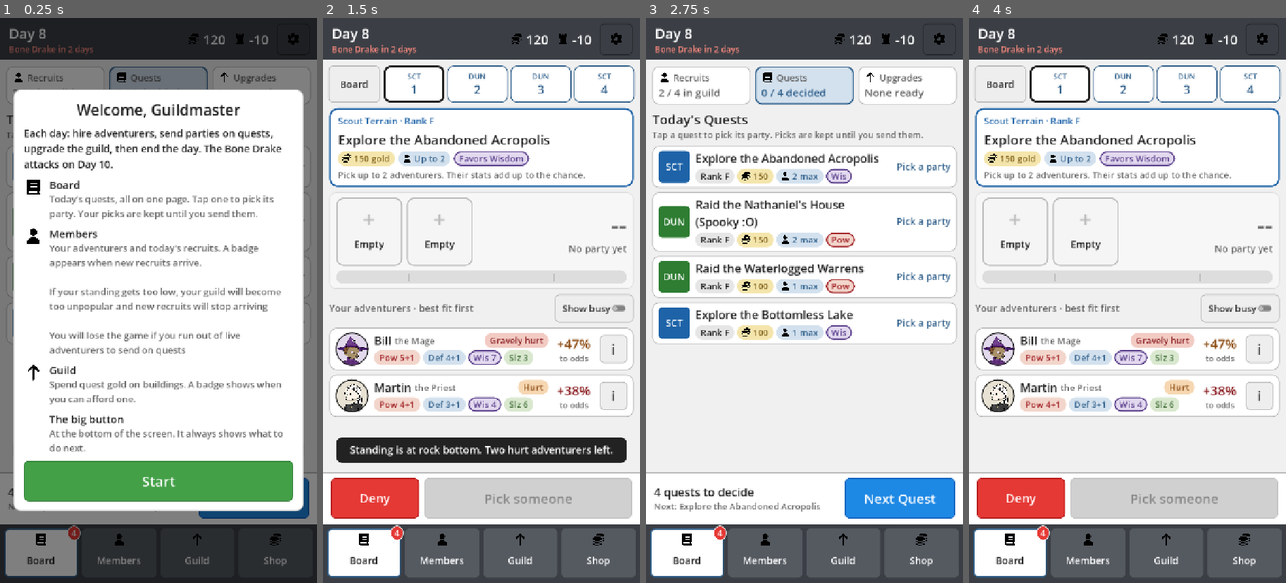
Above: before the commit, frames 1-4 (left to right).
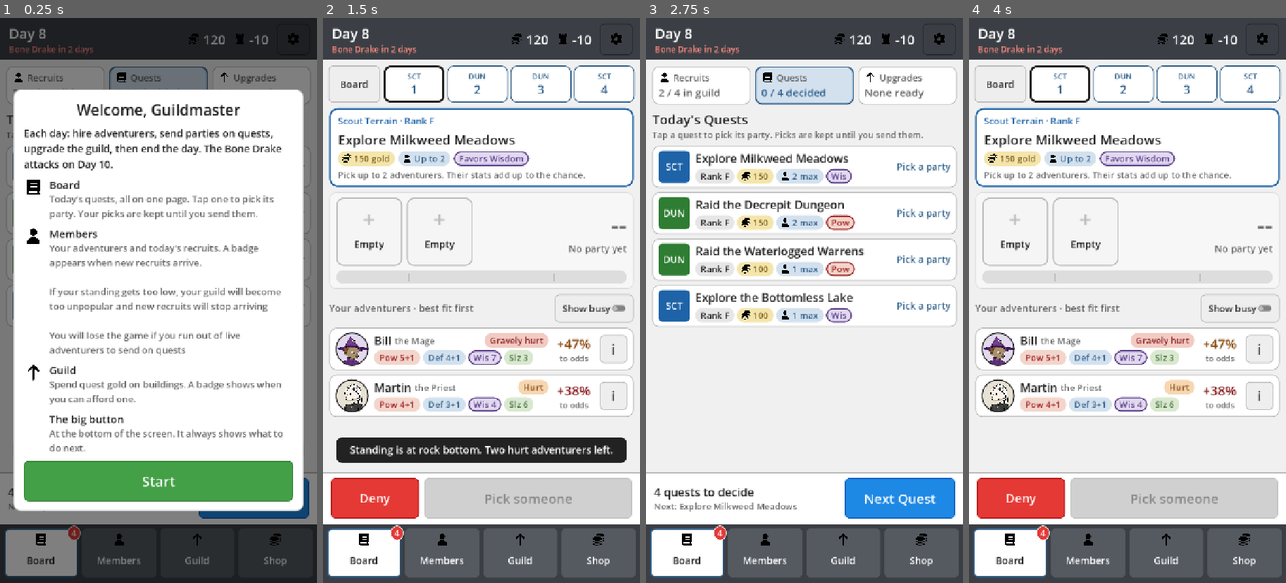
Above: after the commit, the same moments.

Repository: ActuallySanta/Fantasy-Guild-Manager
Game: Godot game, scene res://MobileHall/Playtest/scenario_low_standing.tscn
Two runs of this game, one before a commit and one after it. Both use one fixed random seed, a clock stepped at 60 frames per second and the inputs below. This scene is started directly instead of the project's main scene.
Inputs (mouse positions are in pixels of both pictures, inside the frame that each line leads up to):
- Up to frame 1 (0.25 s): no input
- Up to frame 2 (1.5 s): click "Start" at 0.5 s; click "Next Quest" at 1.25 s
- Up to frame 3 (2.75 s): click "Board" at 2 s
- Up to frame 4 (4 s): click "Next Quest" at 2.75 s; click (1060, 85) at 3.5 s

The runs differ from the first frame. In frame 1, less than 0.1% of the frame differs, in the area x 2-98%, y 32-88%; in frame 2, 0.5%; in frame 3, 11%, in the area x 1-99%, y 24-88%; in frame 4, 0.5%.

Commit message:
Added in 1st location (redone)

Diff:
--- a/Scripts/Quest Creator/quest_Manager.gd
+++ b/Scripts/Quest Creator/quest_Manager.gd
@@ -4,10 +4,10 @@
 var acceptedQuests: Array[CreatedQuest]
 var acceptedQuestResults: Array[String]
 
-var newRegion: Region = Region.new(0)
+var theWindsweptMeadows: Region = Region.new(0)
 var theBoglands: Region = Region.new(1)
 
-var world_regions := [newRegion, theBoglands]
+var world_regions := [theWindsweptMeadows, theBoglands]
 var total_regions : int = 2
 
 var dayNum = 0;
@@ -39,10 +39,10 @@
 	print(questResults, "\n")
 
 	for int in range(10):
-		print(newRegion.returnName(0))
-		print(newRegion.returnName(1))
-		print(newRegion.returnName(2))
-		print(newRegion.returnName(3))
+		print(theWindsweptMeadows.returnName(0))
+		print(theWindsweptMeadows.returnName(1))
+		print(theWindsweptMeadows.returnName(2))
+		print(theWindsweptMeadows.returnName(3))
 
 
 	pass
--- a/Scripts/Quest Creator/quest_resource.gd
+++ b/Scripts/Quest Creator/quest_resource.gd
@@ -70,6 +70,7 @@
 	questNum = randi_range(0, 7)
 	type = ExternalContentContainer.get_Quest_Story(questNum, 0).to_int()
 	location = QuestManager.world_regions[regionNum].returnName(type)
+	print(regionNum, " ", location)
 
 	if(maxAdventurers == 1):
 		goldReward = 100 + (150 * difficulty)
--- a/Scripts/Quest Creator/region_resource.gd
+++ b/Scripts/Quest Creator/region_resource.gd
@@ -4,11 +4,17 @@
 
 @export var dunegon_locations_test_path: String = "res://External Content/Quest Stuff (Test)/Dungeon Names (Locations).txt" #test path for locations
 @export var monsters_2D_test_path: String = "res://External Content/Quest Stuff (Test)/2D Monster Test.txt" #test path for monstrs
+
+@export var meadows_location_path: String = "res://External Content/Quest Stuff (Test)/The Windswept Meadows (Locations).txt"
 @export var boglands_location_path: String = "res://External Content/Quest Stuff (Test)/The Boglands (Locations).txt"
+@export var wastes_location_path: String = "res://External Content/Quest Stuff (Test)/The Ashen Wastes (Locations).txt"
+@export var mountains_location_path: String = "res://External Content/Quest Stuff (Test)/The Glass Mountains (Locations).txt"
 
 enum RegionType {
-	OG = 0,
+	theWindsweptMeadows = 0,
 	theBoglands = 1,
+	theAshenWastes = 2,
+	theGlassMountains = 3
 }
 
 var dungeonNames: Array[String]:
@@ -34,10 +40,10 @@
 
 	match(regionNum):
 		0:
-			dungeonNames = (MultiColumnLoader._load_info_from_file(dunegon_locations_test_path, 1, 0))
-			escortLocations = (MultiColumnLoader._load_info_from_file(dunegon_locations_test_path, 1, 1))
-			explorationAreas = (MultiColumnLoader._load_info_from_file(dunegon_locations_test_path, 1, 2))
-			intelTargets = (MultiColumnLoader._load_info_from_file(dunegon_locations_test_path, 1, 3))
+			dungeonNames = (MultiColumnLoader._load_info_from_file(meadows_location_path, 1, 0))
+			escortLocations = (MultiColumnLoader._load_info_from_file(meadows_location_path, 1, 1))
+			explorationAreas = (MultiColumnLoader._load_info_from_file(meadows_location_path, 1, 2))
+			intelTargets = (MultiColumnLoader._load_info_from_file(meadows_location_path, 1, 3))
 		1:
 			dungeonNames = (MultiColumnLoader._load_info_from_file(boglands_location_path, 1, 0))
 			escortLocations = (MultiColumnLoader._load_info_from_file(boglands_location_path, 1, 1))
Not shown, changed: External Content/Quest Stuff (Test)/The Ashen Wastes (Locations).txt
